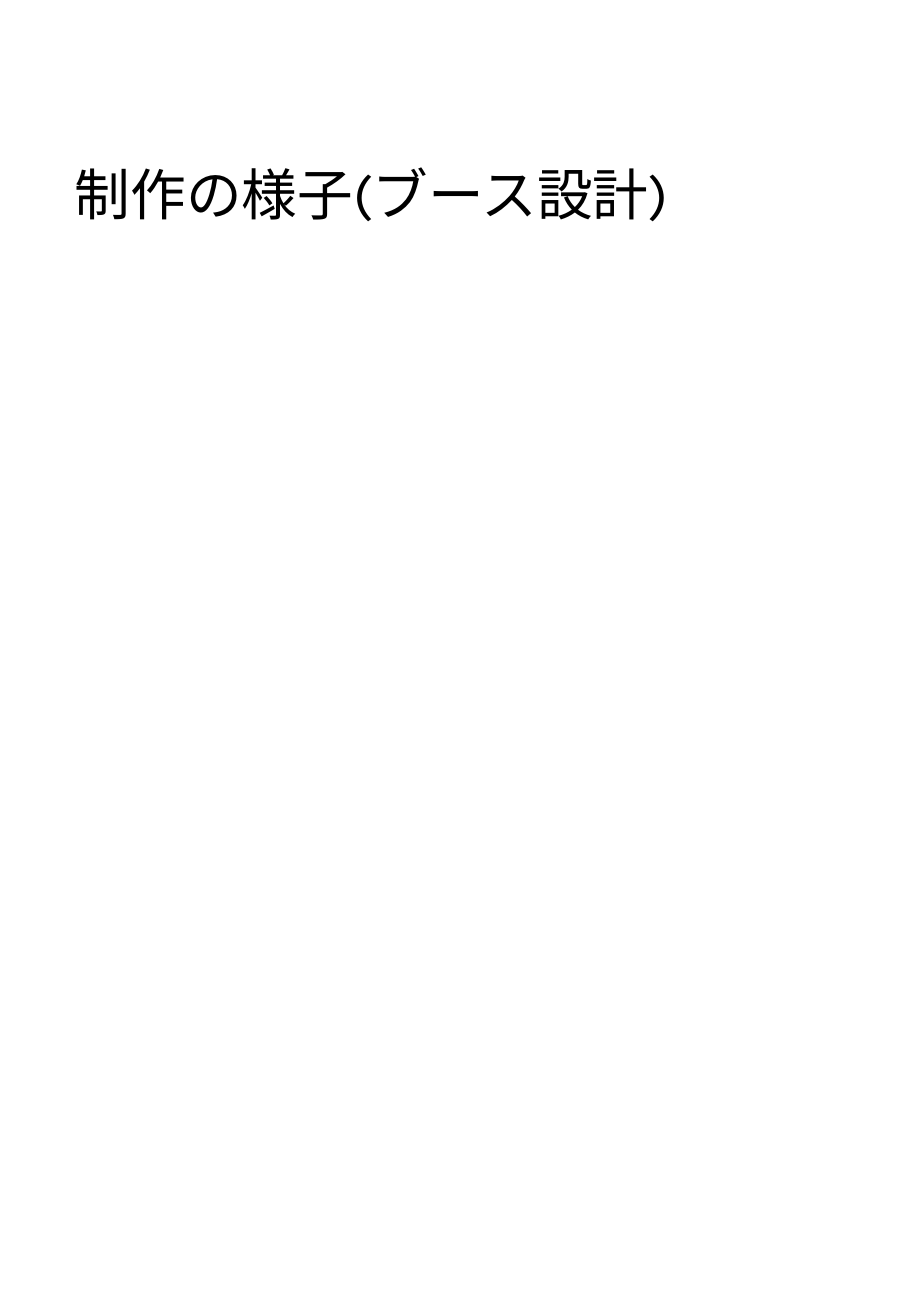
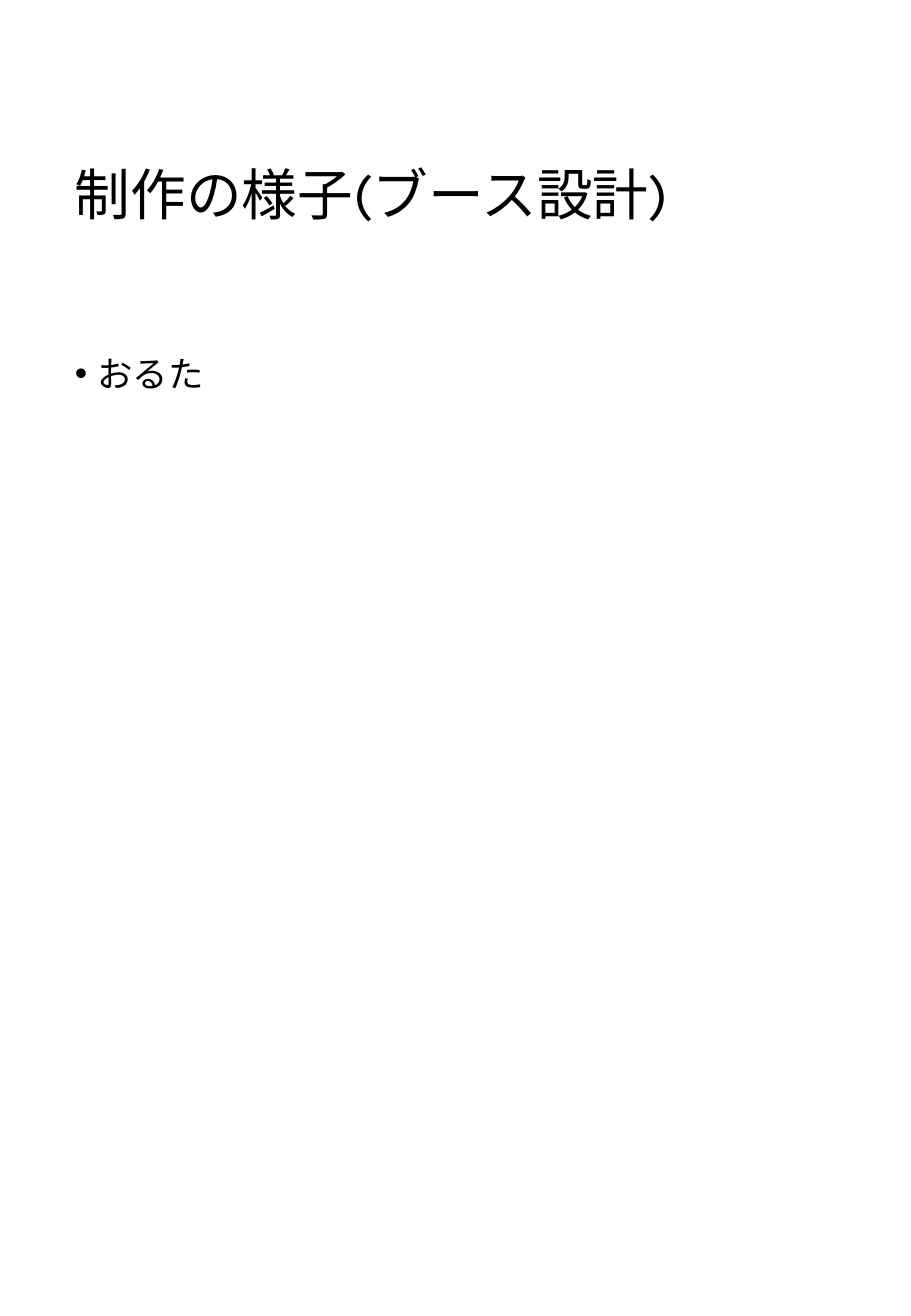
Before and after one commit to TomoyaKanazaki/Graduation, a slide deck: slide 6 of 99_pranning/卒プレアーカイブ.pptx. Drawn at 911x1316 pixels with LibreOffice and Linux fonts; fonts in the diff are those of the drawing. Boxes give left, top, right and bottom in pixels: in the first picture for what was removed or moved away, otherwise in the second. Text is boxed around its words. In the diff, an @@ line names an element or a change of style, - is before the commit and + after.

```diff
--- a/99_pranning/卒プレアーカイブ.pptx
+++ b/99_pranning/卒プレアーカイブ.pptx
@@ text added at [98, 358, 204, 389], 21 pt, text #000000 @@
+• おるた
```
Also in this commit, not shown: 8 other slides changed, 1 slide added, 1 slide removed.
